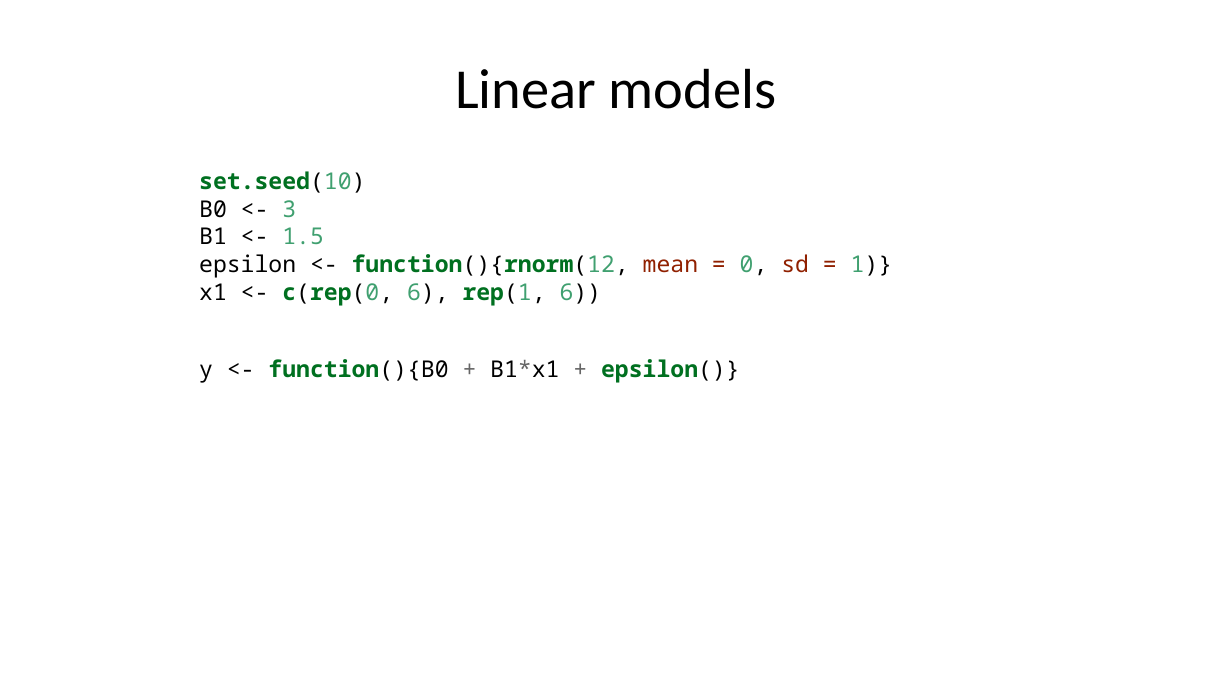
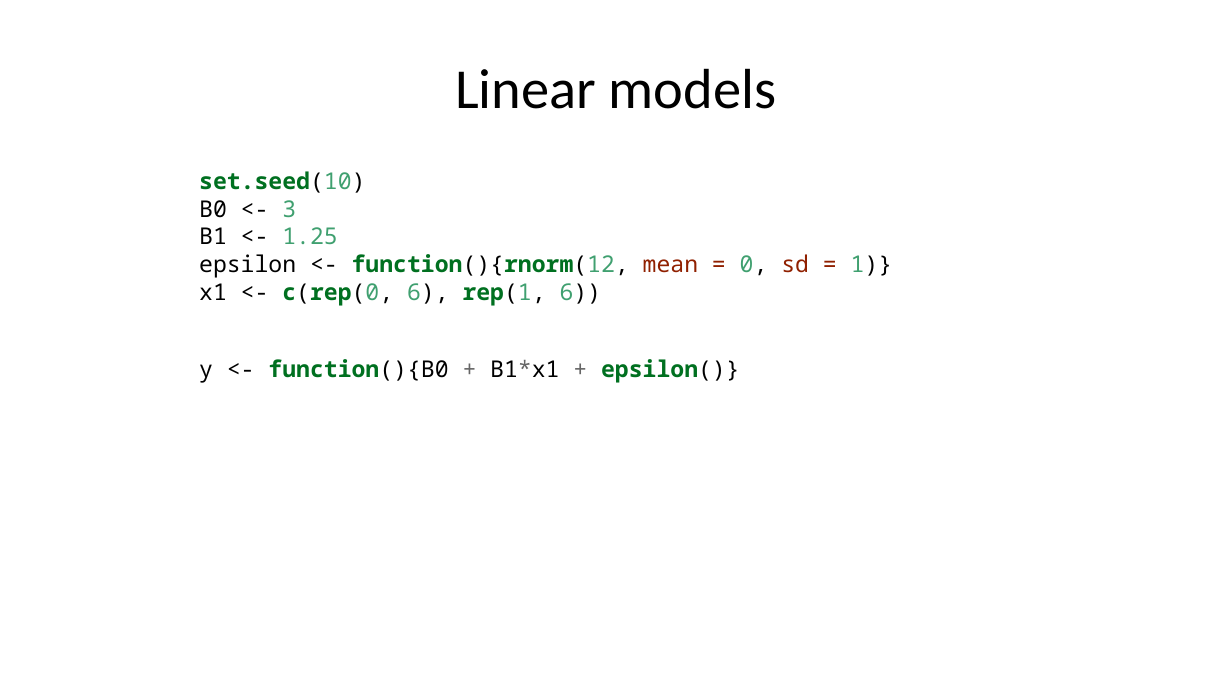
Before and after one commit to ABindoff/R_tutorials, a slide deck: slide 16 of statistical_inference.pptx. Drawn at 1232x693 pixels with LibreOffice and Linux fonts; fonts in the diff are those of the drawing. Boxes give left, top, right and bottom in pixels: in the first picture for what was removed or moved away, otherwise in the second. Text is boxed around its words. In the diff, an @@ line names an element or a change of style, - is before the commit and + after.

```diff
--- a/statistical_inference.pptx
+++ b/statistical_inference.pptx
@@ text at bbox=[199, 171, 893, 383]: text changed @@
-set.seed(10)
-B0 <- 3
-B1 <- 1.5
-epsilon <- function(){rnorm(12, mean = 0, sd = 1)}
-x1 <- c(rep(0, 6), rep(1, 6))
-y <- function(){B0 + B1*x1 + epsilon()}
+set.seed(10)
+B0 <- 3
+B1 <- 1.25
+epsilon <- function(){rnorm(12, mean = 0, sd = 1)}
+x1 <- c(rep(0, 6), rep(1, 6))
+y <- function(){B0 + B1*x1 + epsilon()}
```
Also in this commit, not shown: 5 other slides changed, 1 other file.
